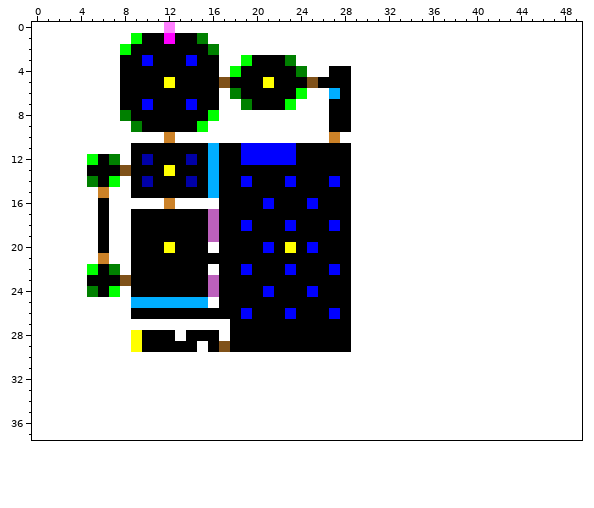
Edited in one commit: pixel-art sprite (res/map3.png). Above is the file before it was changed.
The file is 50x38 pixels.
After the commit:
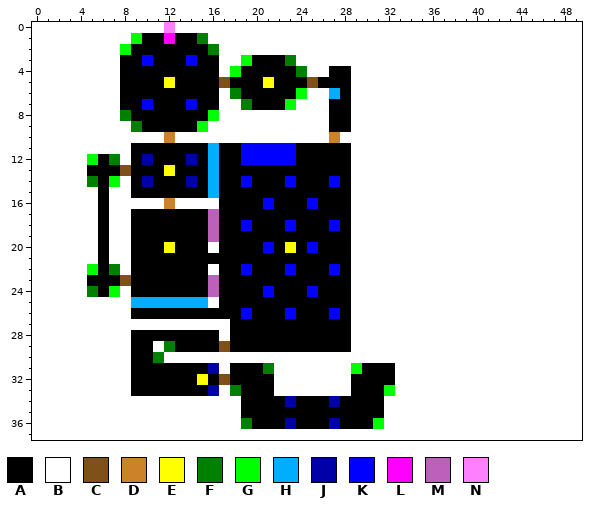
Palette (. is transparent): A #000000  B #ffffff  C #7f5119  D #cc8228  E #ffff00  F #008000  G #00ff00  H #00aeff  J #0000a8  K #0000ff  L #ff00ff  M #bc60bc  N #ff80ff
Difference:
@@ x 4..8 @@
 14 BFAGB
-15 BBDBB
+15 BBABB
 16 BBABB
@@ x 4..8 @@
 20 BBABB
-21 BBDBB
+21 BBABB
 22 BGAFB
@@ x 7..34 @@
 27 BBBBBBBBBBBAAAAAAAAAAABBBBBB
-28 BBEAAABAAABAAAAAAAAAAABBBBBB
-29 BBEAAAAABACAAAAAAAAAAABBBBBB
-30 BBBBBBBBBBBBBBBBBBBBBBBBBBBB
-31 BBBBBBBBBBBBBBBBBBBBBBBBBBBB
-32 BBBBBBBBBBBBBBBBBBBBBBBBBBBB
-33 BBBBBBBBBBBBBBBBBBBBBBBBBBBB
-34 BBBBBBBBBBBBBBBBBBBBBBBBBBBB
-35 BBBBBBBBBBBBBBBBBBBBBBBBBBBB
-36 BBBBBBBBBBBBBBBBBBBBBBBBBBBB
+28 BBAAAAAAAABAAAAAAAAAAABBBBBB
+29 BBAABFAAAACAAAAAAAAAAABBBBBB
+30 BBAAFBBBBBBBBBBBBBBBBBBBBBBB
+31 BBAAAAAAAJBAAAFBBBBBBBGAAABB
+32 BBAAAAAAEACAAAABBBBBBBAAAABB
+33 BBAAAAAAAJBFAAABBBBBBBAAAGBB
+34 BBBBBBBBBBBBAAAAJAAAJAAAABBB
+35 BBBBBBBBBBBBAAAAAAAAAAAAABBB
+36 BBBBBBBBBBBBFAAAJAAAJAAAGBBB
 37 BBBBBBBBBBBBBBBBBBBBBBBBBBBB
Where, in picture pixels (left, top, right, bottom), the same in both pictures:
changed: (98, 187, 109, 198)
changed: (98, 253, 109, 264)
changed: (131, 330, 395, 429)
